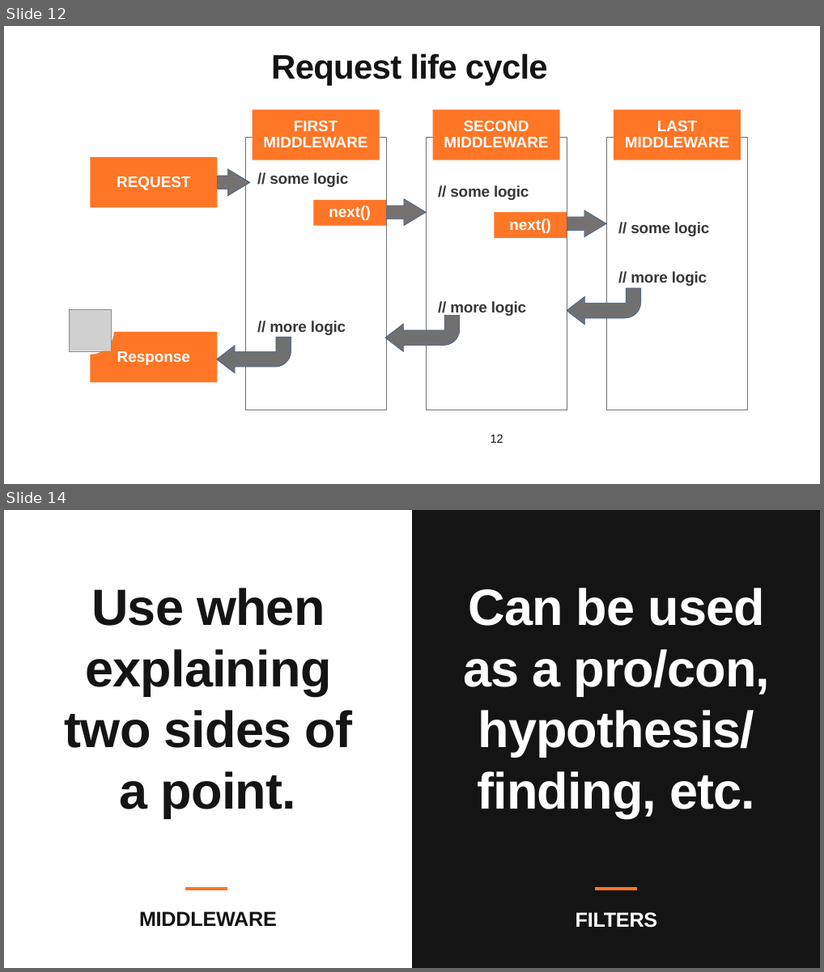
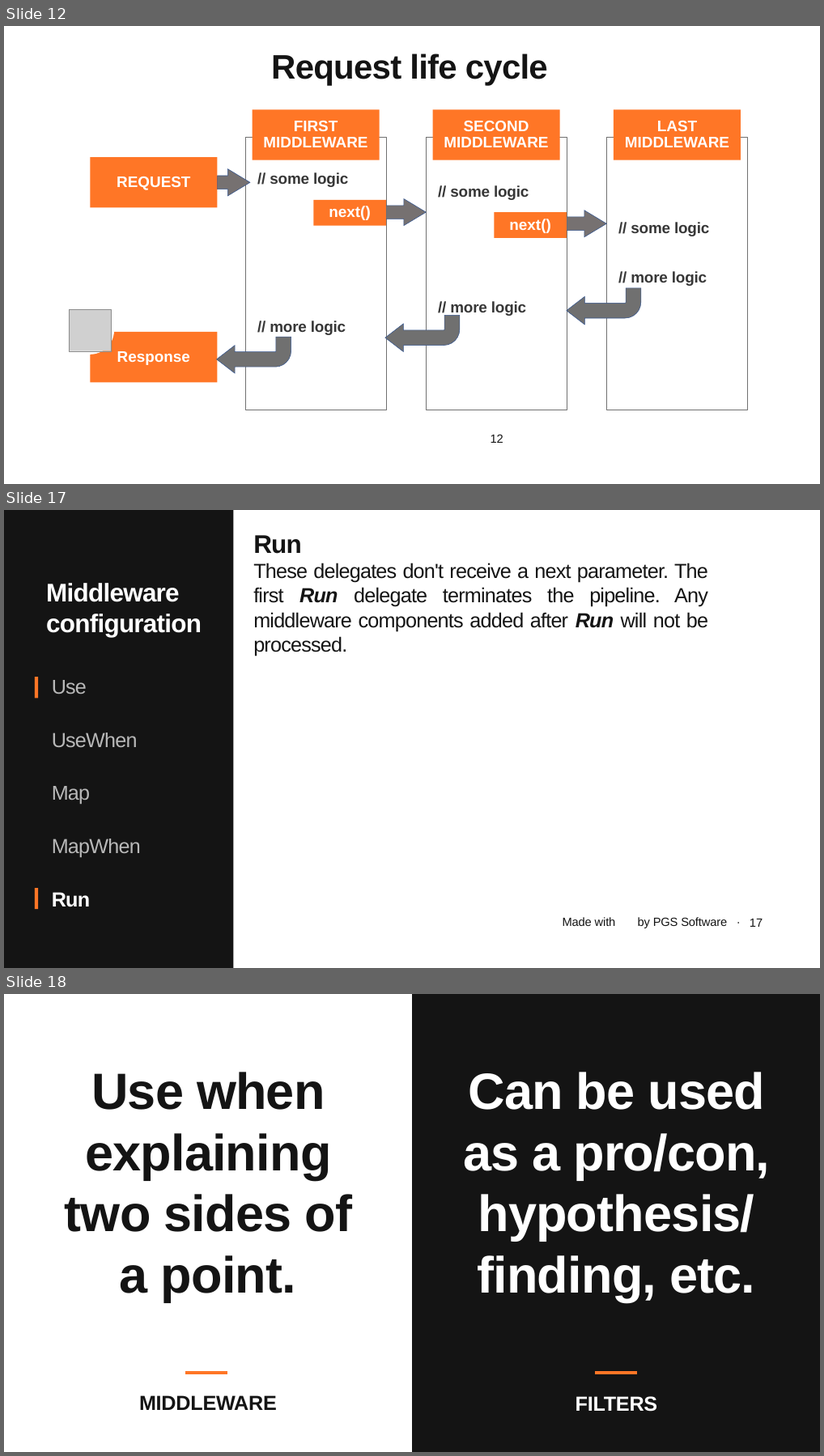
Before and after one commit to januszmarcinik/.NET-getting-started, a slide deck: PGS SharpDev.pptx. Shown one above the other, each under a label of ours: slides 12 and 14 before the commit, slides 12, 17 and 18 after it; the slides between them are not shown. The pictures are 824x972 and 824x1456 pixels, drawn with LibreOffice and Linux fonts; fonts in the diff are those of the drawing; grey boxes stand for pictures; background and template pictures are left out. Boxes give left, top, right and bottom in pixels: in the first picture for what was removed or moved away, otherwise in the second. Text is boxed around its words. In the diff, an @@ line names an element or a change of style, - is before the commit and + after.

Commit message:
Middleware options - descriptions

```diff
--- a/PGS SharpDev.pptx
+++ b/PGS SharpDev.pptx
@@ slide 17 added at (x1=4, y1=510, x2=820, y2=968), background #141414 @@
@@ rectangle added at (x1=234, y1=510, x2=820, y2=968), fill #FFFFFF @@
@@ text added at (x1=253, y1=535, x2=709, y2=657), 48 pt, text #141414 @@
+Run
+These delegates don't receive a next parameter. The first Run delegate terminates the pipeline. Any middleware components added after Run will not be processed.
@@ text added at (x1=46, y1=583, x2=202, y2=637), 60 pt, text #FFFFFF, bold @@
+Middleware configuration
@@ text added at (x1=52, y1=680, x2=87, y2=694), 48 pt, text #FFFFFF at 70% opacity @@
+Use
@@ text added at (x1=52, y1=733, x2=138, y2=747), 48 pt, text #FFFFFF at 70% opacity @@
+UseWhen
@@ text added at (x1=52, y1=786, x2=90, y2=804), 48 pt, text #FFFFFF at 70% opacity @@
+Map
@@ text added at (x1=52, y1=839, x2=141, y2=857), 48 pt, text #FFFFFF at 70% opacity @@
+MapWhen
@@ line added from (36, 888) to (36, 909), #FF7626 8 pt @@
@@ text added at (x1=52, y1=892, x2=90, y2=908), 48 pt, text #FFFFFF, bold @@
+Run
@@ text added at (x1=563, y1=917, x2=727, y2=929), 28 pt, text #141414 @@
+Made with by PGS Software ·
@@ page number added at (x1=750, y1=919, x2=763, y2=927), 28 pt, text #141414 @@
+17
@@ what was slide 14 is now slide 18 @@
```
Also in this commit, not shown: 1 slide changed, 3 other slides added, 2 other files.
